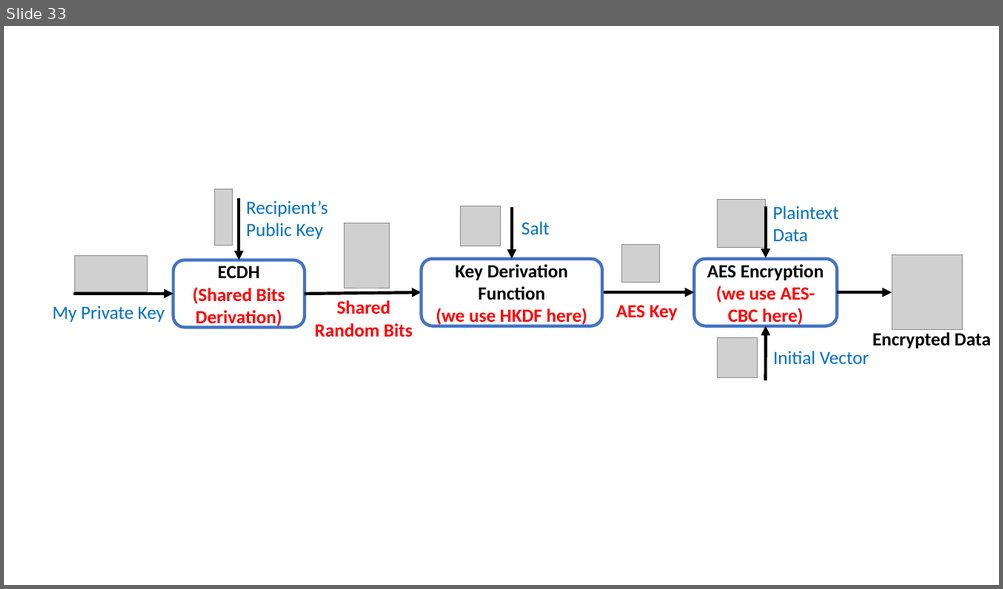
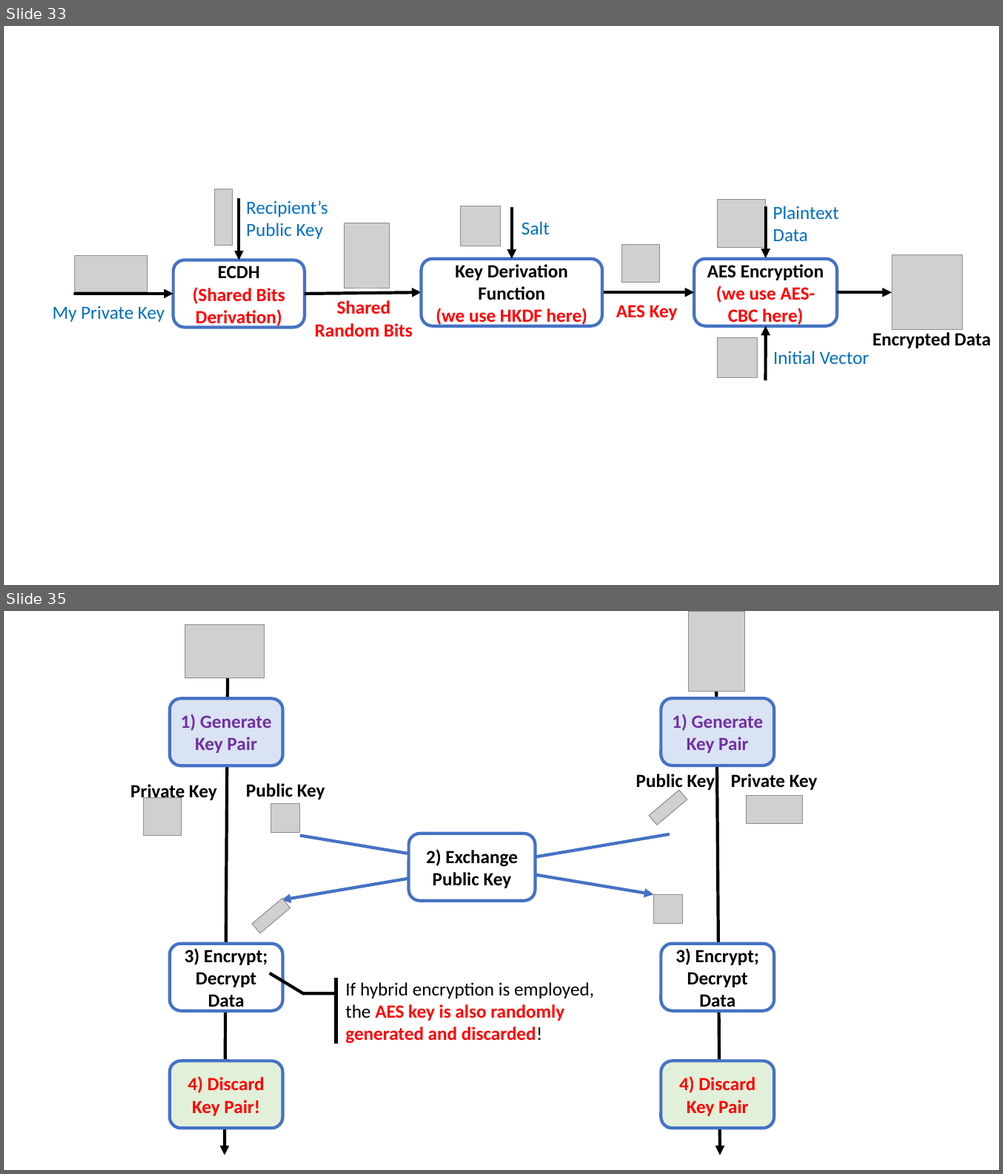
Before and after one commit to junkurihara/class-e2e_security_js, a slide deck: images.pptx. Shown one above the other, each under a label of ours: slide 33 before the commit, slides 33 and 35 after it; the slides between them are not shown. The pictures are 1003x589 and 1003x1174 pixels, drawn with LibreOffice and Linux fonts; fonts in the diff are those of the drawing; grey boxes stand for pictures. Boxes give left, top, right and bottom in pixels: in the first picture for what was removed or moved away, otherwise in the second. Text is boxed around its words. In the diff, an @@ line names an element or a change of style, - is before the commit and + after.

```diff
--- a/images.pptx
+++ b/images.pptx
@@ slide 35 added at (4,611,999,1170), background #FFFFFF @@
@@ picture added at (185,624,264,678) @@
@@ picture added at (688,611,744,692) @@
@@ rounded rectangle added at (170,698,283,766), fill #DAE3F3, outline #4472C4 3 pt, 18 pt, text #7030A0, bold @@
+1) Generate Key Pair
@@ arrow added from (227, 678) to (224, 1156), #000000 3 pt @@
@@ rounded rectangle added at (660,698,774,766), fill #DAE3F3, outline #4472C4 3 pt, 18 pt, text #7030A0, bold @@
+1) Generate Key Pair
@@ arrow added from (717, 692) to (720, 1156), #000000 3 pt @@
@@ text added at (131,784,217,803), 18 pt, text #000000, bold @@
+Private Key
@@ text added at (246,783,325,800), 18 pt, text #000000, bold @@
+Public Key
@@ text added at (636,774,715,792), 18 pt, text #000000, bold @@
+Public Key
@@ text added at (731,774,817,790), 18 pt, text #000000, bold @@
+Private Key
@@ picture added at (144,798,182,836) @@
@@ picture added at (271,803,300,832) @@
@@ picture added at (649,790,687,825) @@
@@ picture added at (745,796,802,824) @@
@@ arrow added from (669, 834) to (282, 900), #4472C4 3 pt @@
@@ arrow added from (300, 835) to (653, 894), #4472C4 3 pt @@
@@ rounded rectangle added at (408,833,535,900), fill #FFFFFF, outline #4472C4 3 pt, 18 pt, text #000000, bold @@
+2) Exchange Public Key
@@ picture added at (253,898,290,934) @@
@@ picture added at (653,894,683,923) @@
@@ rounded rectangle added at (170,944,283,1011), fill #FFFFFF, outline #4472C4 3 pt, 18 pt, text #000000, bold @@
+3) Encrypt; Decrypt
+Data
@@ rounded rectangle added at (660,944,774,1011), fill #FFFFFF, outline #4472C4 3 pt, 18 pt, text #000000, bold @@
+3) Encrypt; Decrypt
+Data
@@ accent callout added at (338,978,614,1044), outline #000000 3 pt, 18 pt, text #FF0000, bold @@
+If hybrid encryption is employed, the AES key is also randomly generated and discarded!
@@ rounded rectangle added at (170,1062,283,1129), fill #E2F0D9, outline #4472C4 3 pt, 18 pt, text #FF0000, bold @@
+4) Discard Key Pair!
@@ rounded rectangle added at (660,1062,774,1129), fill #E2F0D9, outline #4472C4 3 pt, 18 pt, text #FF0000, bold @@
+4) Discard Key Pair
```
Also in this commit, not shown: 1 slide changed, 3 other files.
